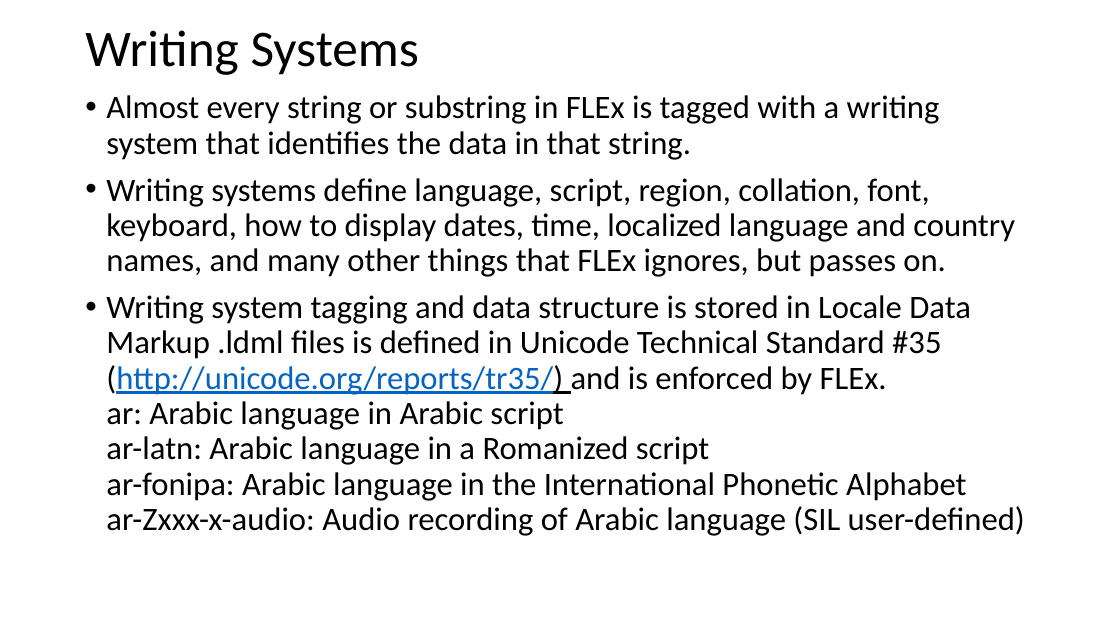
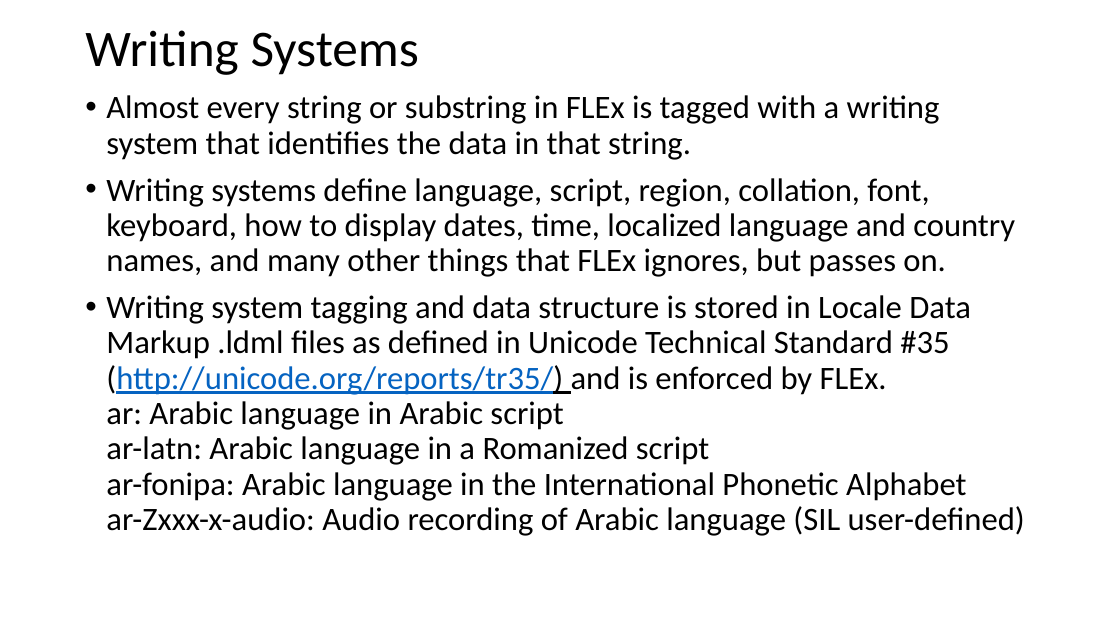
Before and after one commit to sillsdev/FwDocumentation, a slide deck: slide 7 of HelpResourcesSources/TechnicalNotes/FLEx 9.1 Conceptual Model-basic concepts and resources.pptx. Drawn at 1120x630 pixels with LibreOffice and Linux fonts; fonts in the diff are those of the drawing. Boxes give left, top, right and bottom in pixels: in the first picture for what was removed or moved away, otherwise in the second. Text is boxed around its words. In the diff, an @@ line names an element or a change of style, - is before the commit and + after.

Commit message:
Flex and Python conceptual model files
Added Python file and updates other files.

```diff
--- a/HelpResourcesSources/TechnicalNotes/FLEx 9.1 Conceptual Model-basic concepts and resources.pptx
+++ b/HelpResourcesSources/TechnicalNotes/FLEx 9.1 Conceptual Model-basic concepts and resources.pptx
@@ text at <box>106,295,1025,536</box>: text changed @@
-• Writing system tagging and data structure is stored in Locale Data Markup .ldml files is defined in Unicode Technical Standard #35 (http://unicode.org/reports/tr35/) and is enforced by FLEx.
-  ar: Arabic language in Arabic script
-  ar-latn: Arabic language in a Romanized script
-  ar-fonipa: Arabic language in the International Phonetic Alphabet
-  ar-Zxxx-x-audio: Audio recording of Arabic language (SIL user-defined)
+• Writing system tagging and data structure is stored in Locale Data Markup .ldml files as defined in Unicode Technical Standard #35 (http://unicode.org/reports/tr35/) and is enforced by FLEx.
+  ar: Arabic language in Arabic script
+  ar-latn: Arabic language in a Romanized script
+  ar-fonipa: Arabic language in the International Phonetic Alphabet
+  ar-Zxxx-x-audio: Audio recording of Arabic language (SIL user-defined)
```
Also in this commit, not shown: 23 other slides changed, 1 slide added, 3 other files.
